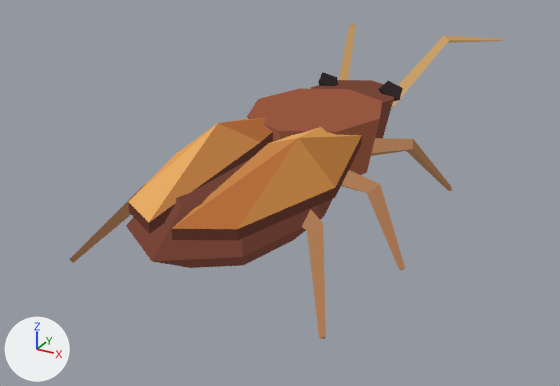
An edit to the glTF model public/assets/models/cockroach.glb, drawn before and after from the same camera.
One viewpoint serves both versions: a camera (50 mm lens) standing at (0.0314, -0.0582, 0.0261) and looking at (-0.0032, 0.0048, -0.0054). The axes (+X, +Y, +Z) are drawn at lower left. The lights are the same throughout. The older version comes first. Vertices at exactly the same position are counted once.

Objects in the first picture: 'Cockroach shell, wings, legs and feelers'.
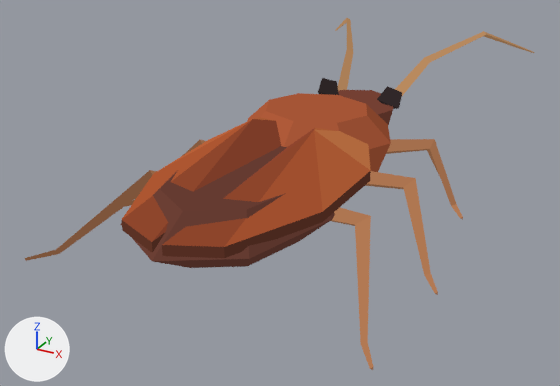
What differs and where, as boxes [x1, y1, x2, y2] in the pictures (560 x 386 px; the box of a moved part takes in the faces that stretch with it):
'Cockroach shell, wings, legs and feelers', reshaped (17% wider, 11% taller)
    before: [69, 23, 503, 339]
    after: [25, 18, 534, 370]
part 1 of me_cockroach_shell__wings__legs_and_feelers, moved or reshaped
    before: [311, 80, 394, 138]
    after: [338, 90, 393, 125]
part 2 of me_cockroach_shell__wings__legs_and_feelers, rebuilt
    before: [247, 88, 382, 175]
    after: [247, 93, 391, 172]
part 3 of me_cockroach_shell__wings__legs_and_feelers, rebuilt (10% wider, 15% taller)
    before: [172, 127, 362, 240]
    after: [162, 128, 371, 258]
part 4 of me_cockroach_shell__wings__legs_and_feelers, rebuilt (10% wider, 17% taller)
    before: [128, 118, 273, 234]
    after: [122, 117, 281, 253]
part 5 of me_cockroach_shell__wings__legs_and_feelers, rebuilt
    before: [341, 170, 405, 270]
    after: [365, 171, 438, 295]
part 6 of me_cockroach_shell__wings__legs_and_feelers, rebuilt (not visible before)
    after: [124, 140, 206, 207]
part 7 of me_cockroach_shell__wings__legs_and_feelers, rebuilt (72% wider, 25% taller)
    before: [302, 209, 326, 339]
    after: [331, 207, 373, 370]
part 8 of me_cockroach_shell__wings__legs_and_feelers, rebuilt
    before: [69, 184, 145, 263]
    after: [25, 170, 157, 261]
part 9 of me_cockroach_shell__wings__legs_and_feelers, rebuilt
    before: [371, 138, 452, 191]
    after: [386, 139, 463, 220]
part 10 of me_cockroach_shell__wings__legs_and_feelers, rebuilt
    before: [378, 81, 403, 101]
    after: [377, 86, 402, 109]
part 11 of me_cockroach_shell__wings__legs_and_feelers, rebuilt
    before: [318, 72, 338, 86]
    after: [318, 78, 339, 95]
part 12 of me_cockroach_shell__wings__legs_and_feelers, moved or reshaped
    before: [126, 140, 332, 268]
    after: [120, 146, 335, 268]
part 13 of me_cockroach_shell__wings__legs_and_feelers, moved or reshaped
    before: [339, 23, 503, 106]
    after: [335, 18, 534, 96]

Diff of the bpy script that builds the scene:
```diff
--- a/public/assets/models/cockroach.glb.py
+++ b/public/assets/models/cockroach.glb.py
@@ me_cockroach_shell__wings__legs_and_feelers @@
-me_cockroach_shell__wings__legs_and_feelers.from_pydata(...)  # 166 vertices, 272 faces; spans x -0.0134..0.0134, y -0.02..0.0373, z -0.0056..0.0072
+me_cockroach_shell__wings__legs_and_feelers.from_pydata(...)  # 198 vertices, 336 faces; spans x -0.0168..0.0168, y -0.02..0.0391, z -0.006..0.007
+# me_cockroach_shell__wings__legs_and_feelers part 1: the loose piece of 16 vertices spanning x -0.0047..0.0047, y 0.0088..0.02, z -0.0014..0.003 is moved by (0.0, 0.0, -0.001)
+# me_cockroach_shell__wings__legs_and_feelers part 2: the loose piece of 16 vertices spanning x -0.0065..0.0065, y -0.0013..0.0137, z -0.002..0.0036 is rebuilt with 24 vertices and now spans x -0.0077..0.0077, y -0.0008..0.0132, z -0.0025..0.0037
+# me_cockroach_shell__wings__legs_and_feelers part 3: the loose piece of 13 vertices spanning x 0.0004..0.0078, y -0.0188..0.0053, z 0.0007..0.0048 is rebuilt with 13 vertices and now spans x 0.0003..0.0083, y -0.0193..0.006, z -0.0003..0.004
+# me_cockroach_shell__wings__legs_and_feelers part 4: the loose piece of 13 vertices spanning x -0.0078..-0.0004, y -0.0188..0.0053, z 0.0007..0.0048 is rebuilt with 13 vertices and now spans x -0.0083..-0.0003, y -0.0193..0.006, z -0.0003..0.004
+# me_cockroach_shell__wings__legs_and_feelers part 5: the loose piece of 9 vertices spanning x 0.0037..0.0134, y -0.0044..0.0016, z -0.0055..0.0003 is rebuilt with 12 vertices and now spans x 0.0039..0.0168, y -0.0059..0.0033, z -0.006..0.0002
+# me_cockroach_shell__wings__legs_and_feelers part 6: the loose piece of 9 vertices spanning x -0.0134..-0.0038, y -0.0044..0.0021, z -0.0055..0.0003 is rebuilt with 12 vertices and now spans x -0.0168..-0.0038, y -0.0058..0.0036, z -0.006..0.0002
+# me_cockroach_shell__wings__legs_and_feelers part 7: the loose piece of 9 vertices spanning x 0.0034..0.012, y -0.0164..-0.0062, z -0.0056..0.0003 is rebuilt with 12 vertices and now spans x 0.004..0.0161, y -0.0174..-0.0057, z -0.006..0.0002
+# me_cockroach_shell__wings__legs_and_feelers part 8: the loose piece of 9 vertices spanning x -0.0121..-0.0037, y -0.0164..-0.0058, z -0.0056..0.0003 is rebuilt with 12 vertices and now spans x -0.0161..-0.004, y -0.0173..-0.0056, z -0.006..0.0002
+# me_cockroach_shell__wings__legs_and_feelers part 9: the loose piece of 9 vertices spanning x 0.0038..0.0118, y 0.0077..0.014, z -0.0055..0.0003 is rebuilt with 12 vertices and now spans x 0.0037..0.0145, y 0.0079..0.0138, z -0.0059..0.0002
+# me_cockroach_shell__wings__legs_and_feelers part 10: the loose piece of 6 vertices spanning x 0.0027..0.005, y 0.0152..0.0175, z 0.0018..0.0043 is rebuilt with 6 vertices and now spans x 0.0026..0.005, y 0.015..0.0176, z 0.0011..0.0037
+# me_cockroach_shell__wings__legs_and_feelers part 11: the loose piece of 6 vertices spanning x -0.0045..-0.0022, y 0.0148..0.0172, z 0.0018..0.0043 is rebuilt with 6 vertices and now spans x -0.0046..-0.0022, y 0.0146..0.0173, z 0.0011..0.0037
+# me_cockroach_shell__wings__legs_and_feelers part 12: 20 vertices removed from x -0.0075..0.0075, y -0.0163..0.0013, z -0.0033..0.0023; 20 vertices added at x -0.0083..0.0083, y -0.0163..0.0013, z -0.0033..0.0018
+# me_cockroach_shell__wings__legs_and_feelers part 13: 12 vertices removed from x -0.0099..0.0099, y 0.0268..0.0373, z 0.0051..0.0072; 18 vertices added at x -0.0134..0.0134, y 0.0239..0.0391, z 0.0036..0.007
+# other edits to the shape of me_cockroach_shell__wings__legs_and_feelers do not show in these pictures
 me_cockroach_shell__wings__legs_and_feelers.materials.append(mat_cockroach_shell__wings__legs_and_feelers_baked_palette)
```
